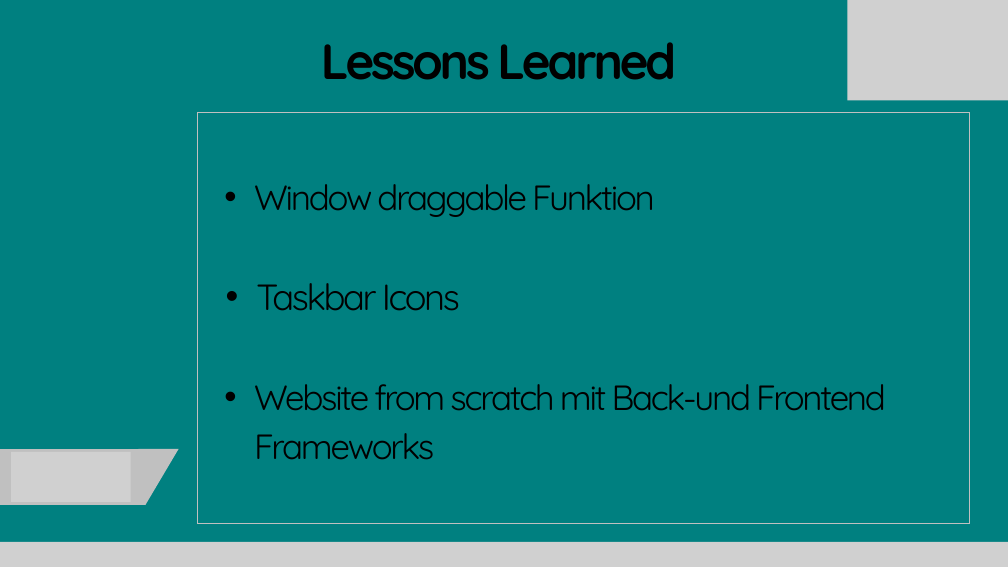
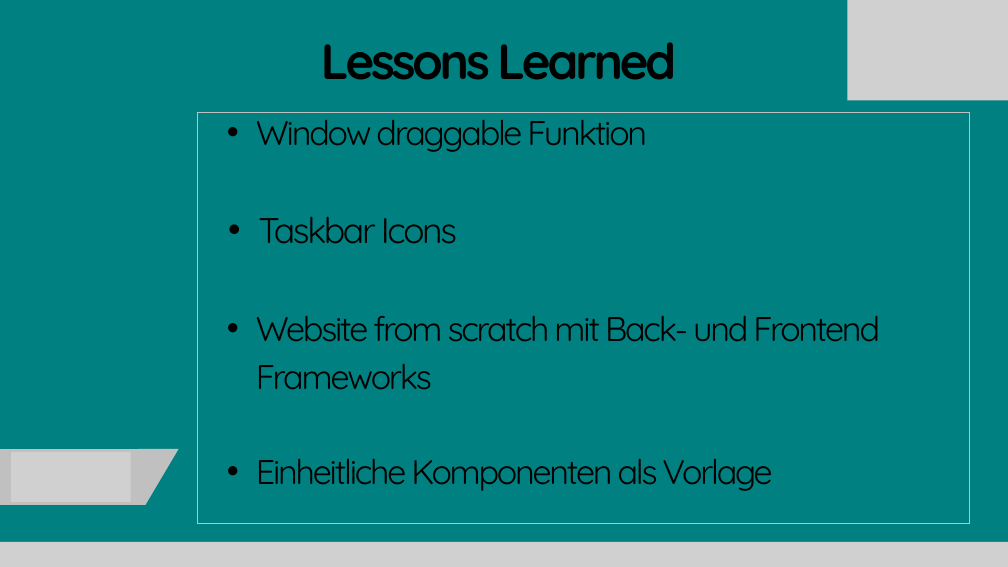
Before and after one commit to amon1220/T4INF1201_2_Web_Engineering, a slide deck: slide 10 of doc/PraesentationWebEng.pptx. Drawn at 1008x567 pixels with LibreOffice and Linux fonts; fonts in the diff are those of the drawing; grey boxes stand for pictures. Boxes give left, top, right and bottom in pixels: in the first picture for what was removed or moved away, otherwise in the second. Text is boxed around its words. In the diff, an @@ line names an element or a change of style, - is before the commit and + after.

Commit message:
Final version of the presentation

```diff
--- a/doc/PraesentationWebEng.pptx
+++ b/doc/PraesentationWebEng.pptx
@@ text "Window draggable Funktion": place and size @@
-text "Window draggable Funktion" at [254, 184, 886, 460]
+text "Window draggable Funktion" at [256, 112, 880, 491]
@@ text at [256, 112, 647, 244]: size 50 to 48.9 pt in "Window draggable Funktion"; size 52 to 50.8 pt, letter spacing -3.4 to -3.3 pt in "Taskbar Icons"; indent changed; line spacing 70pt to 68.4pt; line spacing 72.8pt to 71.1pt @@
@@ text at [256, 316, 880, 491]: text changed; size 50 to 48.9 pt @@
-  • Website from scratch mit Back-und Frontend Frameworks
+  • Website from scratch mit Back- und Frontend Frameworks
+  • Einheitliche Komponenten als Vorlage
```
Also in this commit, not shown: 2 other slides changed.
